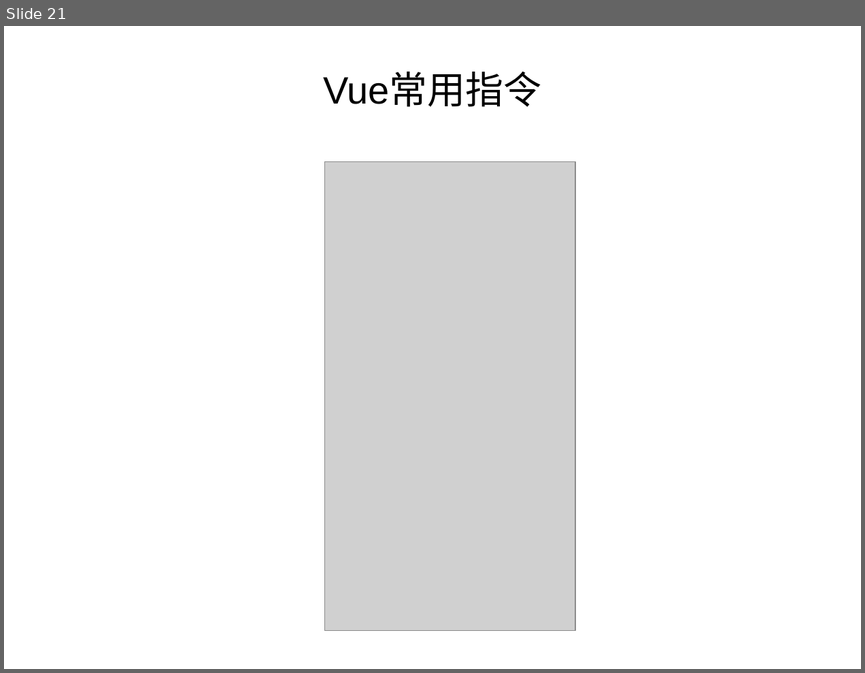
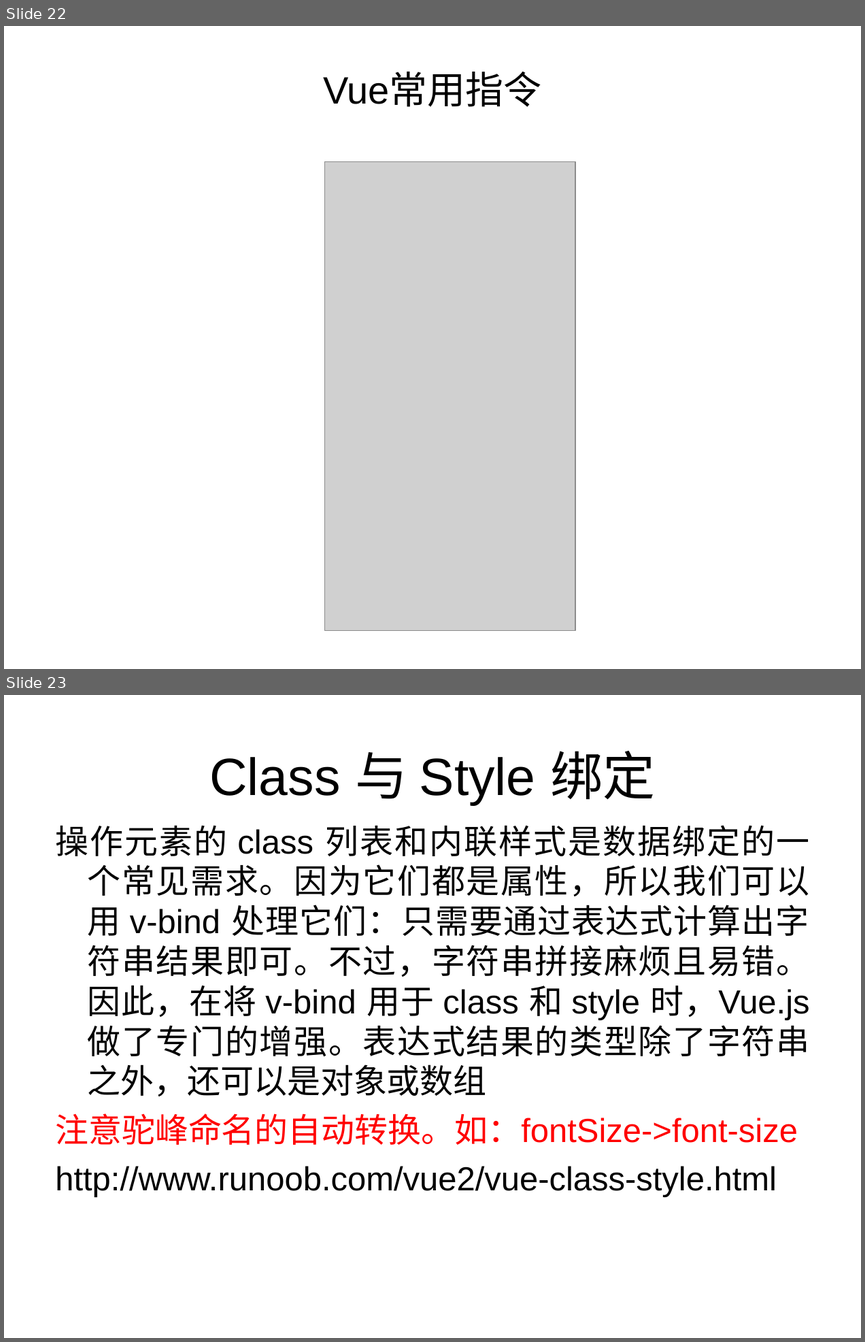
Before and after one commit to zhang13/VueLearn, a slide deck: doc/Vue入坑指南.ppt. Shown one above the other, each under a label of ours: slide 21 before the commit, slides 22 and 23 after it. The pictures are 865x673 and 865x1342 pixels, drawn with LibreOffice and Linux fonts; fonts in the diff are those of the drawing; grey boxes stand for pictures. Boxes give left, top, right and bottom in pixels: in the first picture for what was removed or moved away, otherwise in the second. Text is boxed around its words. In the diff, an @@ line names an element or a change of style, - is before the commit and + after.

```diff
--- a/doc/Vue入坑指南.ppt
+++ b/doc/Vue入坑指南.ppt
@@ slide 23 added at (4,695,861,1338), background #FFFFFF @@
@@ title added at (209,751,655,805), 44 pt, text #000000 @@
+Class 与 Style 绑定
@@ text added at (55,825,810,1197), 28 pt, text #000000 @@
+操作元素的 class 列表和内联样式是数据绑定的一个常见需求。因为它们都是属性，所以我们可以用 v-bind 处理它们：只需要通过表达式计算出字符串结果即可。不过，字符串拼接麻烦且易错。因此，在将 v-bind 用于 class 和 style 时，Vue.js 做了专门的增强。表达式结果的类型除了字符串之外，还可以是对象或数组
+注意驼峰命名的自动转换。如：fontSize->font-size
+http://www.runoob.com/vue2/vue-class-style.html
@@ what was slide 21 is now slide 22 @@
```
Also in this commit, not shown: 2 slides changed, 5 other slides added, 1 slide removed, 10 other files.
